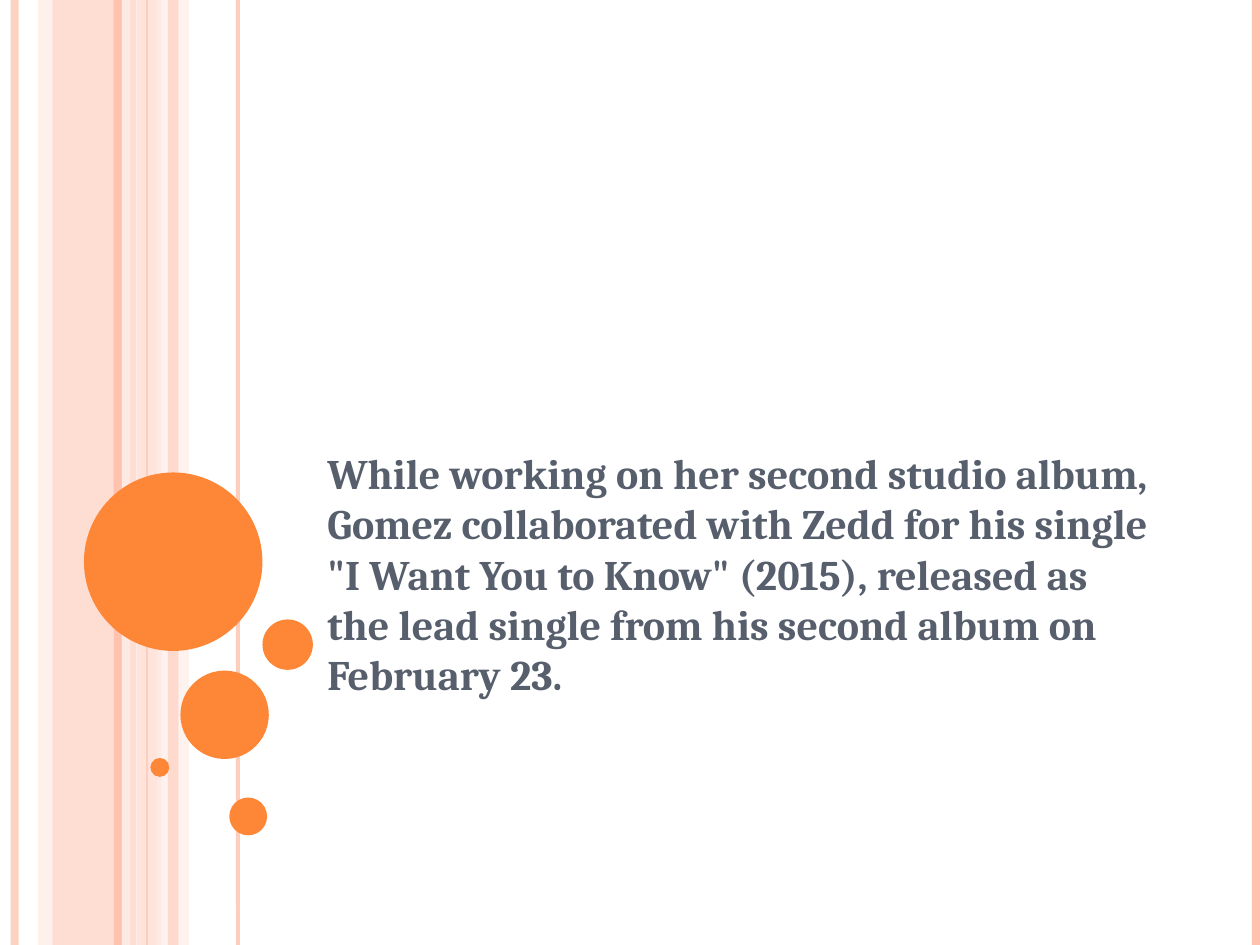
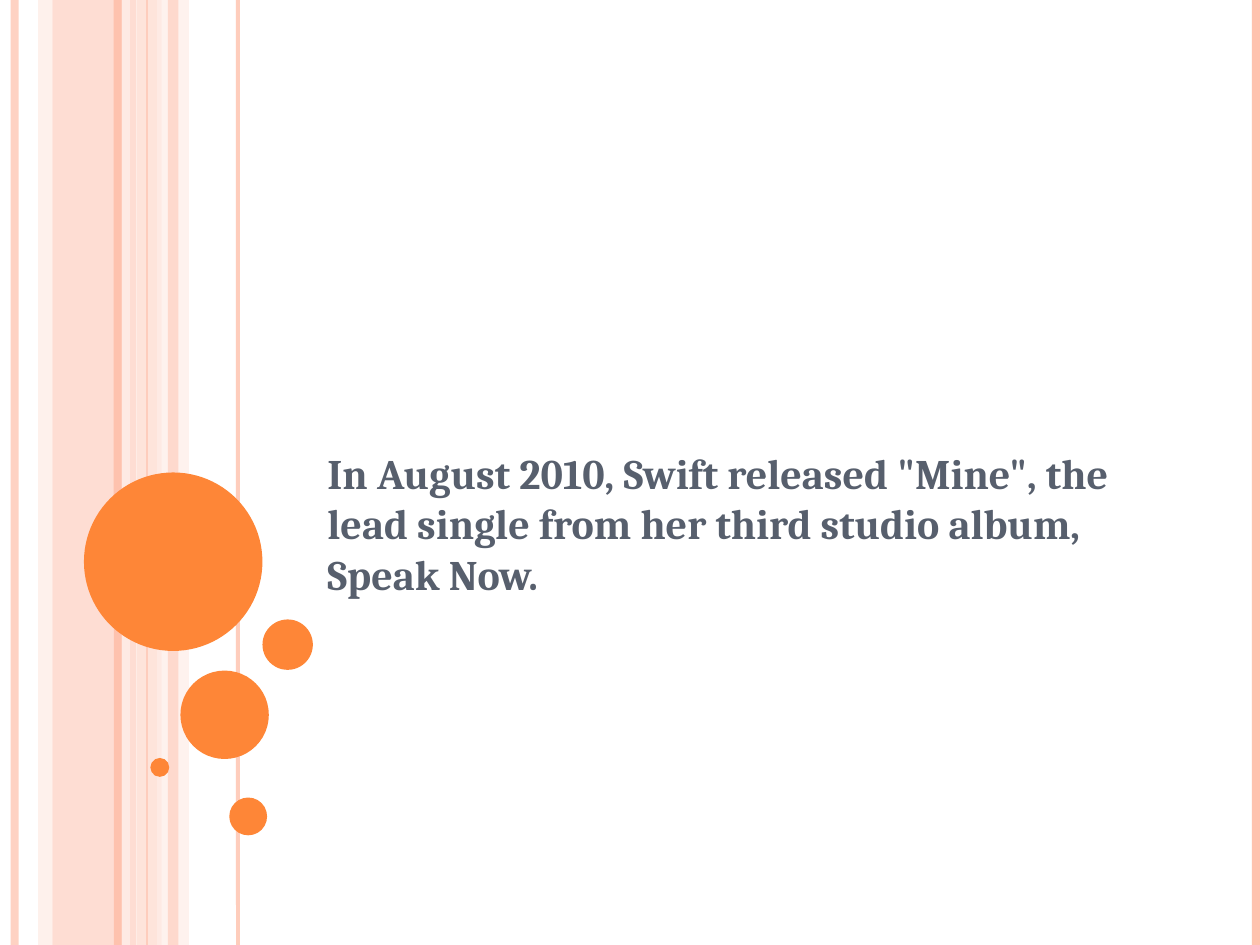
Before and after one commit to surabhi5/instant-ppt, a slide deck: slide 29 of output.pptx (slide 47 before the commit). Drawn at 1260x945 pixels with LibreOffice and Linux fonts; fonts in the diff are those of the drawing. Boxes give left, top, right and bottom in pixels: in the first picture for what was removed or moved away, otherwise in the second. Text is boxed around its words. In the diff, an @@ line names an element or a change of style, - is before the commit and + after.

```diff
--- a/output.pptx
+++ b/output.pptx
@@ subtitle at (327, 459, 1108, 599): text changed @@
-While working on her second studio album, Gomez collaborated with Zedd for his single "I Want You to Know" (2015), released as the lead single from his second album on February 23.
+In August 2010, Swift released "Mine", the lead single from her third studio album, Speak Now.
```
Also in this commit, not shown: 27 other slides changed, 85 slides added, 55 slides removed, 1 other file.
